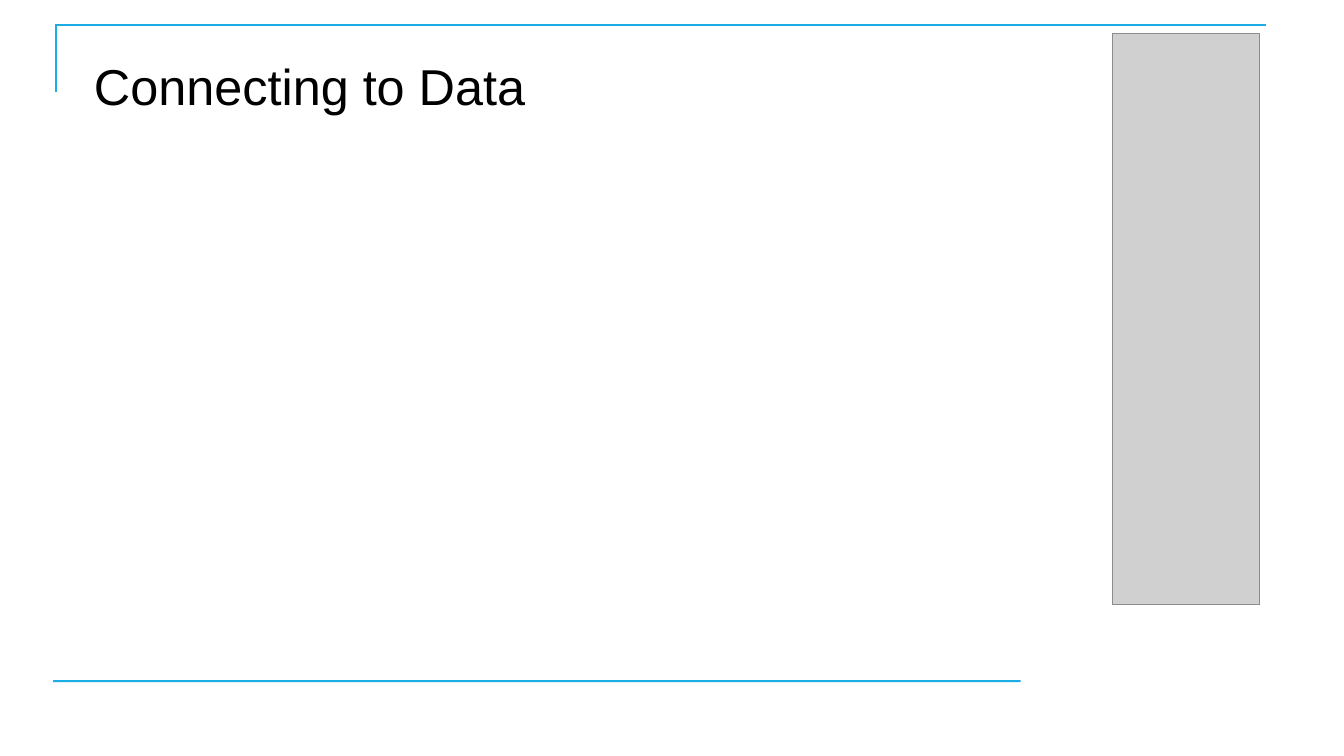
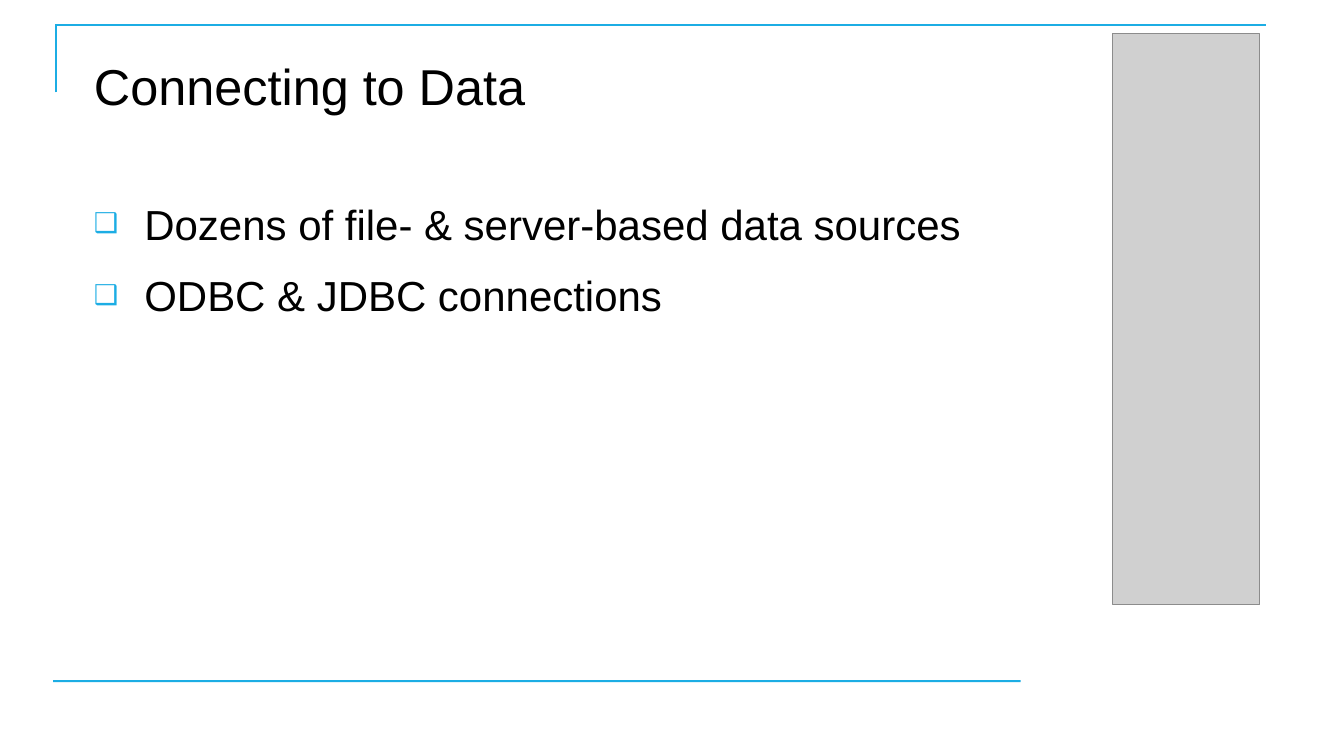
Before and after one commit to CostelloTechnicalConsulting/XTBP10---Tableau-Prep-Introduction, a slide deck: slide 18 of ppt/TableauPrepBuilderIntroV1_1.pptx. Drawn at 1344x756 pixels with LibreOffice and Linux fonts; fonts in the diff are those of the drawing; grey boxes stand for pictures; background and template pictures are left out. Boxes give left, top, right and bottom in pixels: in the first picture for what was removed or moved away, otherwise in the second. Text is boxed around its words. In the diff, an @@ line names an element or a change of style, - is before the commit and + after.

```diff
--- a/ppt/TableauPrepBuilderIntroV1_1.pptx
+++ b/ppt/TableauPrepBuilderIntroV1_1.pptx
@@ text added at (144,209,961,312), 30 pt, text #000000 @@
+❑ Dozens of file- & server-based data sources
+❑ ODBC & JDBC connections
```
Also in this commit, not shown: 1 other slide changed, 4 slides added, 2 slides removed.
